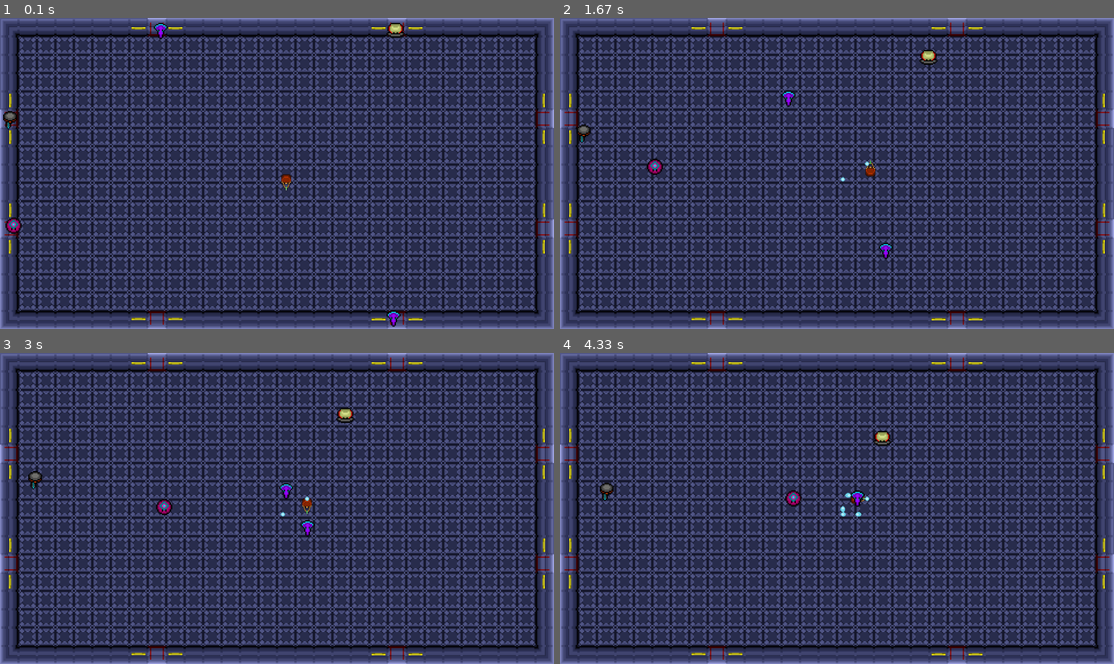
Above: before the commit, frames 1-4 (two rows, left to right).
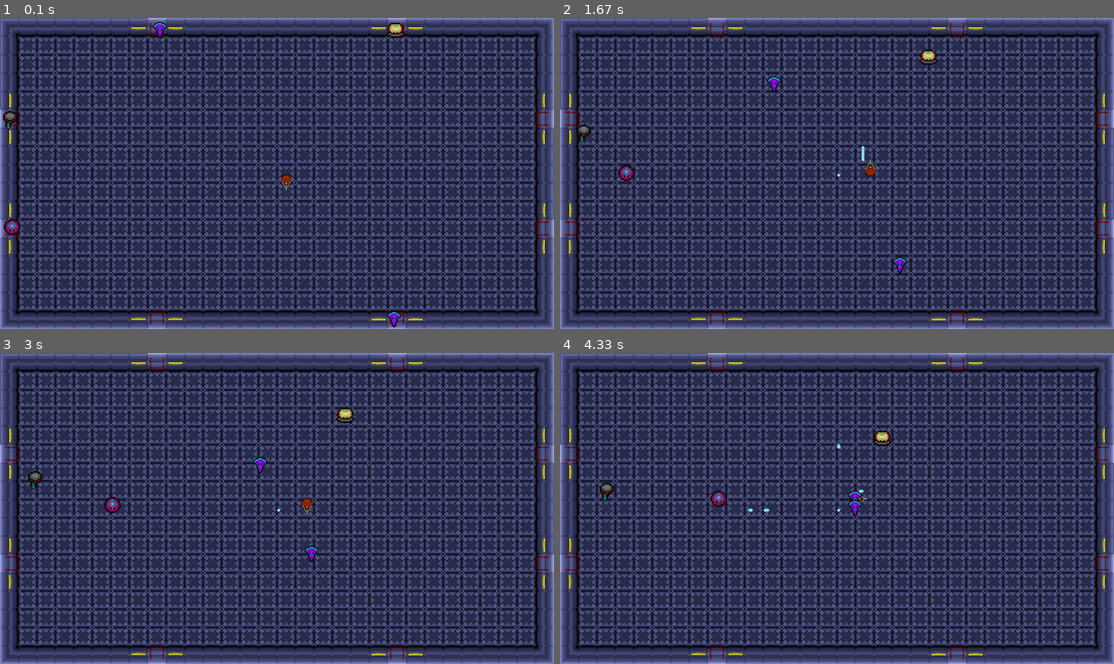
Above: after the commit, the same moments.

Repository: Jay-J-Williams/iTeamA3
Game: pygame game, started from Pygame_GroupProject/SolusMiles.py
The game is run twice, just before and just after one commit, with the same random seed, the same clock (stepped at 60 frames per second) and the same inputs.
Inputs (mouse positions are in pixels of both pictures, inside the frame that each line leads up to):
- Up to frame 1 (0.1 s): no input
- Up to frame 2 (1.67 s): tap Space at 0.33 s; hold D 0.67-1.13 s; hold W 1.17-1.47 s; press the mouse at (903, 201) at 1.53 s; move the mouse to (798, 129) at 1.63 s
- Up to frame 3 (3 s): release the mouse at (132, 393) at 1.77 s; hold D 1.83-2.3 s; hold A 2.33-2.87 s; hold S from 2.9 s (still down)
- Up to frame 4 (4.33 s): release S at 3.2 s; hold A 3.23-3.63 s; tap Space at 3.3, 3.6, 3.73, 4.13 s; hold W 3.67-4.03 s; hold D from 4.07 s (still down)

The runs differ from the first frame. In frame 1, 0.3% of the frame differs, in the area x 0-73%, y 1-100%; in frame 2, 0.6%, in the area x 10-63%, y 18-83%; in frame 3, 0.6%; in frame 4, 0.5%.

Commit message:
Fixed the bullets

Diff:
--- a/Pygame_GroupProject/SolusMiles.py
+++ b/Pygame_GroupProject/SolusMiles.py
@@ -76,11 +76,12 @@
                 sys.exit()
 
         self.screen.fill("Black")
-        player.Update(self.Width, self.Height, self.Tilesize)
+        player.Update()
         GameManager.update_aliens()
+        Bullet.update_bullets()
 
         for b in Bulls:
-            b.Move(self.Height)
+            b.Move()
 
         background.draw(self.display_surface)
         entities.draw(self.display_surface)
@@ -154,10 +155,11 @@
         super().__init__(health, speed, damage, pos_x, pos_y, image, group)
         self.weapon = weapon
         self.powerUp = None
+        self.last_move = None
         self.char = Sprite((pos_x, pos_y), image, group, self.size)
         self.rect = self.char.rect
     #------------------------------------------------------
-    def Movement(self, width, height):
+    def Movement(self):
         keys = pygame.key.get_pressed()
         max_move = self.size * 2
 
@@ -166,79 +168,119 @@
             self.char = ImageTransformer(self.org_image, 270)
             self.char = self.char.ReturnImage((self.pos_x, self.pos_y), self.group, self.size)
             self.pos_x -= self.speed
-        #------------------------------------------------------
-        elif keys[pygame.K_d] and self.pos_x < (width - max_move):
+            self.last_move = "left"
+        #------------------------------------------------------
+        elif keys[pygame.K_d] and self.pos_x < (game.Width - max_move):
             self.char.kill()
             self.char = ImageTransformer(self.org_image, 90)
             self.char = self.char.ReturnImage((self.pos_x, self.pos_y), self.group, self.size)
             self.pos_x += self.speed
+            self.last_move = "right"
         #------------------------------------------------------
         elif keys[pygame.K_w] and self.pos_y > self.size:
             self.char.kill()
             self.char = ImageTransformer(self.org_image, 180)
             self.char = self.char.ReturnImage((self.pos_x, self.pos_y), self.group, self.size)
             self.pos_y -= self.speed
-        #------------------------------------------------------
-        elif keys[pygame.K_s] and self.pos_y < (height - max_move):
+            self.last_move = "up"
+        #------------------------------------------------------
+        elif keys[pygame.K_s] and self.pos_y < (game.Height - max_move):
             self.char.kill()
             self.char = ImageTransformer(self.org_image, 0)
             self.char = self.char.ReturnImage((self.pos_x, self.pos_y), self.group, self.size)
             self.pos_y += self.speed
-    #------------------------------------------------------
-    def Shoot(self, tilesize):
+            self.last_move = "down"
+    #------------------------------------------------------
+    def Shoot(self):
         keys = pygame.key.get_pressed()
         mouse_clicks = pygame.mouse.get_pressed()
 
         if keys[pygame.K_SPACE] or mouse_clicks[0]: # [0] = Left Click
-            Bullet(self.pos_x, self.pos_y, tilesize)
-    #------------------------------------------------------
-    def Update(self, width, height, tilesize):
-        self.Movement(width, height)
-        self.Shoot(tilesize)
+            Bullet(self.pos_x, self.pos_y)
+    #------------------------------------------------------
+    def Update(self):
+        self.Movement()
+        self.Shoot()
 #--------------------------------------------------------------------------------------------------------
 
 #--------------------------------------------------------------------------------------------------------
 class Weapon():
     damage = None
-    fireRate = None
-    shotRange = None
+    fire_rate = None
+    shot_range = None
     isShot = None
     #------------------------------------------------------
-    def __init__(self, damage, fireRate, shotRange):
+    def __init__(self, damage, fire_rate, shot_range):
         self.damage = damage
-        self.fireRate = fireRate
-        self.shotRange = shotRange
+        self.fire_rate = fire_rate
+        self.shot_range = shot_range
         self.isShot = False
 #--------------------------------------------------------------------------------------------------------
 
 #--------------------------------------------------------------------------------------------------------
-class Bullet(pygame.sprite.Sprite):
+class Bullet():
     x = None
     y = None
     speed = None
     image = None
     #------------------------------------------------------
-    def __init__(self, x, y, tilesize):
+    def __init__(self, x, y):
         self.x = x
         self.y = y
-        self.speed = 20
-        self.size = tilesize
+        self.speed = player.weapon.fire_rate
+        self.size = game.Tilesize * 0.2
         self.image = "Pygame_GroupProject\Assets\Bullet\Bullet.png"
-        self.char = Sprite(((x + 24 / 2), (y + 24 / 2)), self.image, [bullets], (tilesize / 4))
+        self.org_image = self.image
+        self.char = Sprite(((x + 24 / 2), (y + 24 / 2)), self.image, [bullets], (game.Tilesize / 4))
         self.rect = self.char.rect
+        self.group = bullets
+        self.direction = player.last_move
 
         Bulls.append(self)
     #------------------------------------------------------
-    def Move(self, height):
-        max_size = self.size * 2
-        try:
-            if self.y < (height - max_size):
-                print("|-|-|-|")
-                self.y += self.speed
-                print("...Try_IT_Out...")
-        except Exception as e:
-            print(e)
-            print("Fail")
+    def Move(self):
+        #try:
+        if self.direction == "up":
+            self.y -= self.speed
+        elif self.direction == "down":
+            self.y += self.speed
+        elif self.direction == "right":
+            self.x += self.speed
+        elif self.direction == "left":
+            self.x -= self.speed
+
+        #except Exception as e:
+        #    print(e)
+        #    print("Fail")
+
+#Old move method
+        #max_size = self.size * 2
+        #try:
+        #    if self.y < (height - max_size):
+        #        print("|-|-|-|")
+        #        self.y += self.speed
+        #        print("...Try_IT_Out...")
+        #except Exception as e:
+        #    print(e)
+        #    print("Fail")
+
+    @staticmethod
+    def update_bullets():
+        if len(Bulls) > 0:
+            i = 0
+            while(i < len(Bulls)):
+                Bulls[i].char.kill()
+                Bulls[i].char = ImageTransformer(Bulls[i].org_image, 0)
+                Bulls[i].char = Bulls[i].char.ReturnImage((Bulls[i].x, Bulls[i].y), Bulls[i].group, Bulls[i].size)
+                if Bulls[i].x > game.Tilesize * 29 or Bulls[i].x < game.Tilesize:
+                    Bulls[i].char.kill()
+                    del(Bulls[i])
+                elif Bulls[i].y > game.Tilesize * 16 or Bulls[i].y < game.Tilesize:
+                    Bulls[i].char.kill()
+                    del(Bulls[i])
+                else:
+                    Bulls[i].Move()
+                i+= 1
 #--------------------------------------------------------------------------------------------------------
 
 #--------------------------------------------------------------------------------------------------------
@@ -545,13 +587,13 @@
 
     @staticmethod
     def create_bomber(showing):
-        bomber = Aliens("Bomber", 30, 6, 100, 400, 400, player, 10, "Pygame_GroupProject\Assets\Aliens\\Normal\Bomber.png", [entities], showing)
+        bomber = Aliens("Bomber", 30, 4, 100, 400, 400, player, 10, "Pygame_GroupProject\Assets\Aliens\\Normal\Bomber.png", [entities], showing)
         bomber.convert_spawn_rate(False, armoured_wing.spawn_rate)
         return bomber
 
     @staticmethod
     def create_mosquito(showing):
-        mosquito = Aliens("Mosquito", 50, 5, 50, 500, 500, player, 25, "Pygame_GroupProject\Assets\Aliens\\Normal\Mosquito.png", [entities], showing)
+        mosquito = Aliens("Mosquito", 50, 4, 50, 500, 500, player, 25, "Pygame_GroupProject\Assets\Aliens\\Normal\Mosquito.png", [entities], showing)
         mosquito.convert_spawn_rate(False, bomber.spawn_rate)
         return mosquito
 
